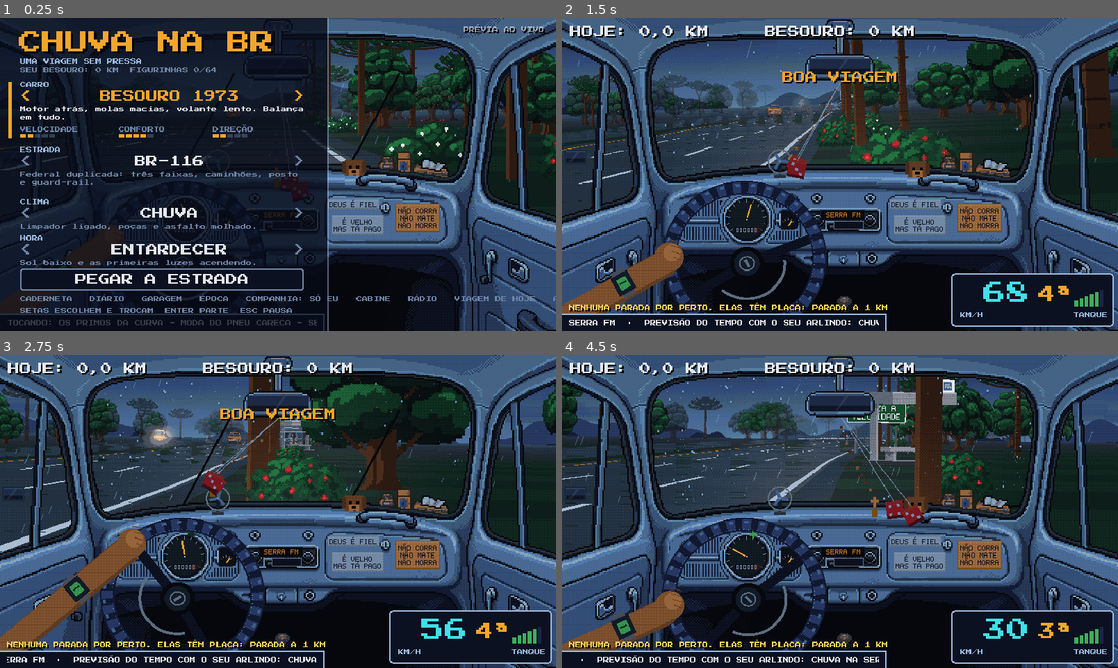
Above: before the commit, frames 1-4 (two rows, left to right).
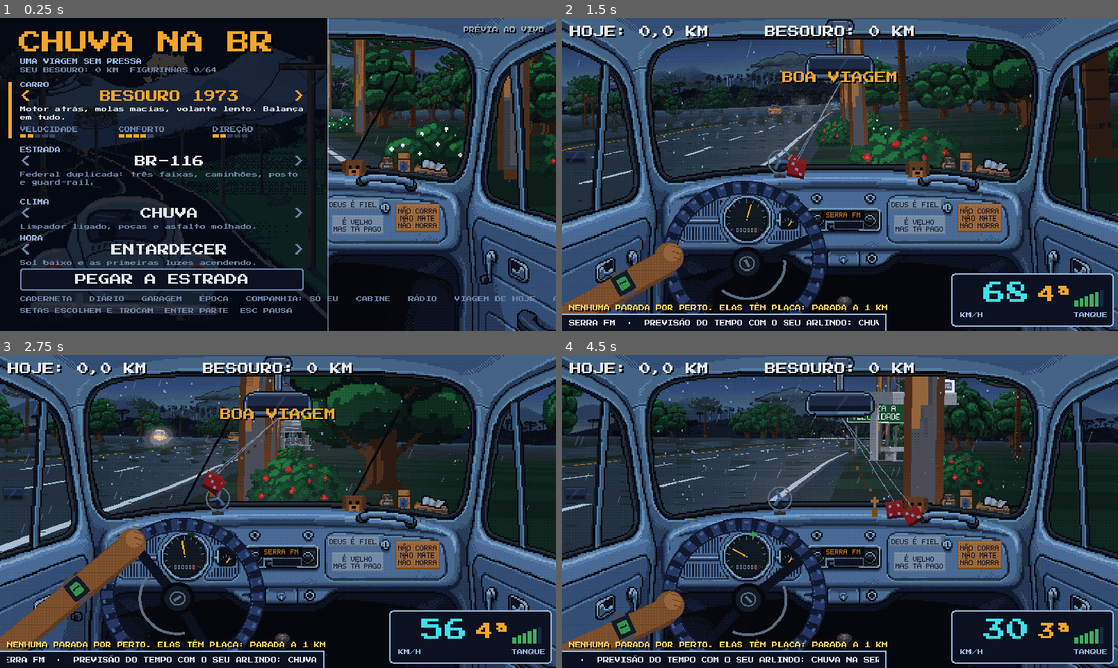
Above: after the commit, the same moments.

Repository: natanaelcd-coder/chuva-na-br-godot
Game: Godot game, scene res://main.tscn
Same seed, same stepped clock (60 frames per second), same inputs: the game is played once before the commit and once after it. Sound files missing from this copy of the repository are replaced by a short silence.
Inputs (mouse positions are in pixels of both pictures, inside the frame that each line leads up to):
- Up to frame 1 (0.25 s): no input
- Up to frame 2 (1.5 s): tap Enter at 0.5, 0.6 s; move the mouse to (962, 158) at 0.52 s; hold Right 0.53-1.25 s; click (962, 158) at 0.67 s; tap Space at 0.77, 1.07 s; tap Keypad Enter at 0.8 s; drag from (728, 190) to (812, 237) at 1.27 s
- Up to frame 3 (2.75 s): move the mouse to (333, 442) at 2.02 s; hold Right from 2.03 s (still down); tap E at 2.1 s; click (333, 442) at 2.17 s; tap Space at 2.3 s
- Up to frame 4 (4.5 s): release Right at 2.75 s; drag from (812, 574) to (673, 464) at 2.77 s; move the mouse to (1006, 558) at 3.52 s; hold Left 3.53-4.25 s; tap Enter at 3.6 s; click (1006, 558) at 3.67 s; tap Space at 3.77, 4.07 s; tap Keypad Enter at 3.8 s; drag from (673, 464) to (756, 433) at 4.27 s

The runs differ from the first frame. In frame 1, 19% of the frame differs, in the area x 0-96%, y 0-100%; in frame 2, 5.3%; in frame 3, 5.1%; in frame 4, 7.5%.

Commit message:
Cenário e telas refeitos na PixelLab: céu, horizonte por estrada, parada da expressa e arte do menu
- Céu: nuvens de bom tempo e bancos de chuva, sol e lua em sprites (tingidos por hora/clima); montanhas
  em duas camadas por estrada (terra, br, expressa), tiles espelhados sem costura, com mar na expressa
- Postes, luminárias, muro, cerca, kombis, peão, romeiros, helicóptero, balão, árvore de Natal,
  orelhão e fogueira refeitos; parada da expressa (fora e balcão por dentro)
- Menu: ilustração de título sob o painel
- Vacas e galinhas animam em fases diferentes por instância; galinhas maiores na estrada
- fit_estrada.py: todos os acentos da fonte 5x7 (venda já lia VENDA DO ZÉ)
- tools/art/cenario_gen.py, cenario_build.py, ia_cenario.txt; tests/cap_cenario.gd; capturas em docs/capturas/pixellab_cenario

Co-Authored-By: Claude Sonnet 5.5 <noreply@anthropic.com>
Claude-Session: https://claude.ai/code/session_01AAXhWSydK8E4nrsjVJ2YaC

Diff:
--- a/scripts/anim_tex.gd
+++ b/scripts/anim_tex.gd
@@ -26,6 +26,7 @@
 	"carroca": {"fps": 6.0, "phase": 0.5},   # the cart bounces, the horse swishes its tail
 }
 static var _cache := {}
+static var draw_phase := 0.0   # seconds added at draw time: world.gd sets it per roadside instance so two cows in a pasture are out of step
 
 var strip: Texture2D
 var n := 1
@@ -62,7 +63,7 @@
 	return res
 
 func _frame() -> int:
-	var t := Time.get_ticks_msec() / 1000.0 + phase
+	var t := Time.get_ticks_msec() / 1000.0 + phase + draw_phase
 	return seq[int(floor(t * fps)) % seq.size()]
 
 func _src(r: Rect2) -> Rect2:
--- a/scripts/features/estrada.gd
+++ b/scripts/features/estrada.gd
@@ -528,7 +528,7 @@
 	match road_id:
 		"br":
 			if A % 14 == 0:
-				_add(i, "pole", 1.42, 1100.0, 1)
+				_add(i, "pole", 1.42, 1300.0, 1)
 			if in_town:
 				return
 			var trees := ["tree0", "tree1", "tree2", "araucaria", "araucaria", "araucaria2", "mangueira"]
@@ -543,7 +543,7 @@
 						_add(i, _pick(["araucaria", "araucaria2"]), rng.randf_range(1.8, 5.5), rng.randf_range(1700, 2500))
 				"pasto":
 					if A % 3 == 0:
-						_add(i, "cerca", 1.28, 700.0)
+						_add(i, "cerca", 1.28, 600.0)
 					if rng.randf() < 0.025:
 						_add(i, _pick(["vaca0", "vaca1"]), rng.randf_range(1.9, 4.5), 900.0)
 					if rng.randf() < 0.03:
@@ -560,12 +560,12 @@
 				_add(i, _pick(trees), -rng.randf_range(3.9, 7.0), rng.randf_range(1500, 2400))
 		"terra":
 			if A % 28 == 0:
-				_add(i, "pole", 1.5, 1000.0, 1)
+				_add(i, "pole", 1.5, 1200.0, 1)
 			if in_town:
 				return
 			for side in [-1.0, 1.0]:
 				if A % 3 == 0 and zk != "mata":
-					_add(i, "cerca", side * 1.28, 700.0)
+					_add(i, "cerca", side * 1.28, 600.0)
 				match zk:
 					"cafe":
 						if A % 4 == 0:
@@ -575,7 +575,7 @@
 						if rng.randf() < 0.025:
 							_add(i, _pick(["vaca0", "vaca1"]), side * rng.randf_range(1.9, 4.5), 900.0)
 						if fx_rng.randf() < 0.012:   # hens scratching by the fence (fx_rng: leaves the road's sequence alone)
-							_add(i, "galinhas", side * fx_rng.randf_range(1.5, 2.3), 440.0)
+							_add(i, "galinhas", side * fx_rng.randf_range(1.5, 2.3), 680.0)
 						if rng.randf() < 0.03:
 							_add(i, _pick(["tree0", "ipe", "ipe_amarelo", "ipe_roxo", "mangueira", "jabuticabeira"]), side * rng.randf_range(3.0, 6.0), rng.randf_range(1600, 2300))
 					"eucalipto":
@@ -588,7 +588,7 @@
 							_add(i, _pick(["bush", "bush2"]), side * rng.randf_range(1.3, 1.8), 800.0)
 		"expressa":
 			if A % 8 == 0:
-				_add(i, "luminaria", -1.1, 1900.0, 6)
+				_add(i, "luminaria", -1.1, 2150.0, 6)
 			if in_town or zk == "bairro":
 				if A % 2 == 0:
 					_add(i, "muro", 1.55, 1700.0)
@@ -802,8 +802,7 @@
 func _skyline(w: Node2D, hy: float, t: Dictionary, f: float) -> void:
 	var lr := RandomNumberGenerator.new()
 	lr.seed = t.a
-	var hf: PackedFloat32Array = g.hill_f
-	var base_y := hy + 2.0 - hf[int(sky_x + g.sky * 0.5) & 511] + 1.0
+	var base_y: float = w.far_ridge(sky_x, hy) + 2.0
 	var col: Color = g.e_hf.lerp(g.e_hor, 0.35 * (1.0 - f)).lerp(Color.BLACK, 0.12)
 	col.a = clampf(f * 2.5, 0.0, 1.0)
 	var night := clampf((0.62 - g.e_amb) * 4.0, 0.0, 1.0)
--- a/scripts/features/mundo_eventos.gd
+++ b/scripts/features/mundo_eventos.gd
@@ -173,8 +173,12 @@
 	if not sky.is_empty():
 		_say()
 
+const CAR_WW := {"peao": 700.0, "romeiros": 760.0, "kombi_pamonha": 820.0, "kombi_som": 820.0}   # world width per sprite (default 900); the PixelLab art has other proportions
+
 func _car(z: float, x: float, v: float, tex: String) -> Dictionary:
 	var c := {"z": fposmod(z, g.TRACK), "x": x, "v": v, "tex": tx(tex), "dir": 1, "evento": cur}
+	if CAR_WW.has(tex):
+		c.ww = CAR_WW[tex]
 	g.cars.append(c)
 	e_cars.append(c)
 	return c
@@ -296,13 +300,11 @@
 		"balao":
 			var x := fposmod(sky.x - g.sky * 0.3, 520.0) - 60.0
 			var a := clampf(sky.life / 6.0, 0.0, 1.0) * clampf((70.0 - sky.life) / 4.0, 0.0, 1.0)
-			w.draw_texture_rect(tx("balao"), Rect2(roundf(x), roundf(sky.y), 12.0, 17.0), false, Color(1, 1, 1, a))
+			w.draw_texture_rect(tx("balao"), Rect2(roundf(x), roundf(sky.y), 13.0, 16.6), false, Color(1, 1, 1, a))
 		"helicoptero":
 			var x: float = sky.x - fposmod(g.sky * 0.3, 1.0)
 			var y: float = sky.y + sin(g.t * 1.3) * 1.5
-			w.draw_texture_rect(tx("helicoptero"), Rect2(roundf(x), roundf(y), 20.0, 9.0), false)
-			var blade := 9.0 if int(g.t * 20.0) % 2 == 0 else 5.0   # the rotor flickering
-			w.draw_rect(Rect2(x + 10.0 - blade, y, blade * 2.0, 0.5), Color(0.1, 0.1, 0.12, 0.8))
+			w.draw_texture_rect(tx("helicoptero"), Rect2(roundf(x), roundf(y), 24.0, 13.5), false)
 		"periquitos":
 			var col := Color(0.35, 0.78, 0.3) if g.e_amb > 0.7 else Color(0.08, 0.1, 0.1)   # green by day, silhouettes at dusk
 			for b in sky.birds:
--- a/scripts/game.gd
+++ b/scripts/game.gd
@@ -469,7 +469,7 @@
 func _populate_br() -> void:
 	var trees := ["tree0", "tree1", "araucaria", "araucaria"]
 	for i in range(0, N, 14):
-		_add_spr(i, "pole", 1.42, 1100.0, 1)
+		_add_spr(i, "pole", 1.42, 1300.0, 1)
 	for i in N:
 		if randf() < 0.22:
 			_add_spr(i, trees.pick_random(), randf_range(1.9, 5.5), randf_range(1500, 2400))
@@ -487,12 +487,12 @@
 func _populate_terra() -> void:
 	var kinds := ["cafe", "pasto", "eucalipto", "mata"]
 	for i in range(0, N, 28):
-		_add_spr(i, "pole", 1.5, 1000.0, 1)
+		_add_spr(i, "pole", 1.5, 1200.0, 1)
 	for i in N:
 		var zone: String = kinds[(i / 110 + 1) % 4]
 		for side in [-1.0, 1.0]:
 			if i % 3 == 0 and zone != "mata":
-				_add_spr(i, "cerca", side * 1.28, 700.0)
+				_add_spr(i, "cerca", side * 1.28, 600.0)
 			match zone:
 				"cafe":
 					if i % 4 == 0:
@@ -524,7 +524,7 @@
 # the expressway: lit median, sound walls through towns, gantries, LED panels and SOS phones
 func _populate_expressa() -> void:
 	for i in range(0, N, 8):
-		_add_spr(i, "luminaria", -1.1, 1900.0, 6)
+		_add_spr(i, "luminaria", -1.1, 2150.0, 6)
 	for i in N:
 		var town: bool = (i / 260) % 3 == 1
 		if town and i % 2 == 0:
--- a/scripts/menu.gd
+++ b/scripts/menu.gd
@@ -7,7 +7,7 @@
 const LINE := Color("9bbbe0")
 const INK := Color("e6e8ee")
 const DIM := Color("6f86a8")
-const PANEL := Color(0.027, 0.043, 0.094, 0.78)
+const PANEL := Color(0.027, 0.043, 0.094, 0.8)
 const KEYS := ["car", "road", "weather", "time"]
 const LABELS := ["CARRO", "ESTRADA", "CLIMA", "HORA"]
 const ROW_Y := [88, 178, 250, 300]
@@ -90,6 +90,15 @@
 	main_root.size = Vector2(768, 432)
 	main_root.mouse_filter = Control.MOUSE_FILTER_IGNORE
 	add_child(main_root)
+	var art := TextureRect.new()   # title illustration (PixelLab), seen through the panel: tools/art/cenario_build.py menu
+	art.texture = preload("res://assets/sprites/menu_arte.png")
+	art.expand_mode = TextureRect.EXPAND_IGNORE_SIZE
+	art.stretch_mode = TextureRect.STRETCH_SCALE
+	art.texture_filter = CanvasItem.TEXTURE_FILTER_NEAREST
+	art.position = Vector2.ZERO
+	art.size = Vector2(452, 432)
+	art.mouse_filter = Control.MOUSE_FILTER_IGNORE
+	main_root.add_child(art)
 	_rect(Rect2(0, 0, 452, 432), PANEL, main_root)
 	_rect(Rect2(452, 0, 2, 432), Color(LINE, 0.5), main_root)
 	var t := _lbl("CHUVA NA BR", 32, AMBER, Vector2(26, 18), main_root, true)
--- a/scripts/world.gd
+++ b/scripts/world.gd
@@ -13,10 +13,38 @@
 
 var g
 var glow_tex: GradientTexture2D
+var sky_tex := {}           # PixelLab sky: cumulus [4], rain banks [4], sun, moon (assets/sprites/sky_*.png)
+var hz_far := {}            # horizon strips per road: far ridge and near hills, mirrored tiles 1024 art px wide (hz_*_<road>.png)
+var hz_near := {}
+var hz_top := {}
+const HZ_FAR_REF := Color("6f97c4")    # the colour each layer's art was painted for (clear day): tint = sky colour / this
+const HZ_NEAR_REF := Color("2f5a3a")
+const HZ_FAR_DROP := {"terra": 14.0, "br": 12.0, "expressa": 10.0}   # logical units the far strip sinks below the horizon (its valleys hide in the haze)
+const HZ_NEAR_DROP := {"terra": 6.0, "br": 2.0, "expressa": 2.0}
 var player_tex: Texture2D   # paint job from the garage (features/garagem.gd); null: the catalog's sprite
 
 func _ready() -> void:
 	g = get_parent()
+	sky_tex.cum = []
+	sky_tex.rain = []
+	for i in 4:
+		sky_tex.cum.append(load("res://assets/sprites/sky_nuvem%d.png" % i))
+		sky_tex.rain.append(load("res://assets/sprites/sky_chuva%d.png" % i))
+	sky_tex.sun = load("res://assets/sprites/sky_sol.png")
+	sky_tex.moon = load("res://assets/sprites/sky_lua.png")
+	for r in ["terra", "br", "expressa"]:
+		hz_far[r] = load("res://assets/sprites/hz_far_%s.png" % r)
+		hz_near[r] = load("res://assets/sprites/hz_near_%s.png" % r)
+		var im: Image = hz_far[r].get_image()   # first opaque row of every column: where the far ridge is, for things that stand on it
+		var tops := PackedFloat32Array()
+		for cx in im.get_width():
+			var ty := im.get_height()
+			for cy in im.get_height():
+				if im.get_pixel(cx, cy).a > 0.5:
+					ty = cy
+					break
+			tops.append(ty)
+		hz_top[r] = tops
 	var gr := Gradient.new()
 	gr.set_color(0, Color(1, 1, 1, 1))
 	gr.set_color(1, Color(1, 1, 1, 0))
@@ -152,15 +180,16 @@
 		var low := clampf((sun_y - 16.0) / (hy - 20.0), 0.0, 1.0)
 		var col := Color("fff3b0").lerp(Color("f2a62a"), low)
 		_glow(sun_x, sun_y, 30.0 + low * 50.0, col, 0.55)
-		draw_circle(Vector2(sun_x, sun_y), 5.0 + low * 6.0, col)
-		draw_circle(Vector2(sun_x - 1.5, sun_y - 1.5), 2.0 + low * 3.0, col.lerp(Color.WHITE, 0.5))
+		var sd := 15.0 + low * 11.0   # disc diameter: bigger and redder as it sinks
+		var st: Texture2D = sky_tex.sun
+		draw_texture_rect(st, Rect2(roundf((sun_x - sd / 2.0) * 2.0) / 2.0, roundf((sun_y - sd / 2.0) * 2.0) / 2.0, sd, sd), false,
+				Color.WHITE.lerp(Color("ff7a30"), low * 0.8))
 	if night > 0.05:
 		var mx := 92.0
 		var my := 22.0
 		_glow(mx, my, 22.0, Color("cfe0f2"), 0.25 * night)
-		draw_circle(Vector2(mx, my), 6.0, Color(0.9, 0.92, 0.95, night))
-		draw_circle(Vector2(mx + 2.0, my - 1.0), 1.4, Color(0.75, 0.78, 0.85, night))
-		draw_circle(Vector2(mx - 2.0, my + 2.0), 1.0, Color(0.75, 0.78, 0.85, night))
+		var mt: Texture2D = sky_tex.moon
+		draw_texture_rect(mt, Rect2(mx - 13.0, my - 13.0, 26.0, 25.5), false, Color(1, 1, 1, night))
 
 # chase view: the body turns about its axle line; negative = roof to the left (the body leans left, out of a right-hand bend)
 func body_tilt() -> float:
@@ -211,6 +240,29 @@
 			_glow(bx * k, car.brake_y * k, 12.0 * k, Color(1.0, 0.24, 0.2), 0.8)
 	draw_set_transform(Vector2.ZERO, 0.0, Vector2.ONE)
 
+# screen y of the far ridge at logical x (the town that rises on it as you approach: features/estrada.gd)
+func far_ridge(x: float, hy: float) -> float:
+	var rd: String = g.cfg.road
+	var tx: Texture2D = hz_far[rd]
+	var tw := tx.get_width() * 0.5
+	var th := tx.get_height() * 0.5
+	var u := fposmod(x - X0 + fposmod(roundf(g.sky * 0.5 * 2.0) / 2.0, tw), tw) * 2.0
+	return hy + 2.0 + HZ_FAR_DROP[rd] - th + hz_top[rd][int(u) % tx.get_width()] * 0.5
+
+# colour of a horizon layer: the sky's colour for the hour and weather over the colour its art was painted in
+func _tint(c: Color, ref: Color) -> Color:
+	return Color(minf(c.r / ref.r, 1.25), minf(c.g / ref.g, 1.25), minf(c.b / ref.b, 1.25))
+
+# a mirrored strip (1024 art px = 512 units wide at half a unit per art pixel) repeated across the screen, bottom edge at `bottom`
+func _hz_strip(tx: Texture2D, off: float, bottom: float, col: Color) -> void:
+	var tw := tx.get_width() * 0.5
+	var th := tx.get_height() * 0.5
+	var x := X0 - fposmod(roundf(off * 2.0) / 2.0, tw)
+	var y := roundf((bottom - th) * 2.0) / 2.0
+	while x < X0 + XW:
+		draw_texture_rect(tx, Rect2(x, y, tw, th), false, col)
+		x += tw
+
 func _draw() -> void:
 	var ck: bool = g.cam == 0
 	var hy: float = g.view.hy
@@ -241,26 +293,43 @@
 		cc = top.lerp(Color.WHITE, 0.45 * clampf(amb, 0.3, 1.0)).lerp(cc, g.sky_k / 0.6)
 	cc.a = 0.55
 	var sky_off: float = g.sky
+	var day_k := clampf((amb - 0.42) / 0.78, 0.0, 1.0)   # 1 by day, half at dusk, 0 at night: clouds go from white to the horizon's colour
+	var ccol := hor.lerp(Color.WHITE, day_k * day_k)
+	ccol = ccol.lerp(top, 0.18 * (1.0 - day_k))
+	var ci := 0
 	for c in g.clouds:
 		var cx := fposmod(c[0] - sky_off * 0.3, 520.0) - 110.0
-		draw_rect(Rect2(cx, c[1], c[2], c[3]), cc)
-		draw_rect(Rect2(cx + c[2] * 0.2, c[1] - c[3] * 0.5, c[2] * 0.5, c[3]), cc)
+		var sc: float = 0.2 + c[2] / 110.0 * 0.3   # 40..110 wide in the old model: the size here
+		var nm := ci % 4
+		ci += 1
+		if g.sky_k < 0.98:   # fair-weather cumulus; they thin out as the sky closes in
+			var tx: Texture2D = sky_tex.cum[nm]
+			var w := tx.get_width() * sc
+			var h := tx.get_height() * sc
+			draw_texture_rect(tx, Rect2(roundf(cx * 2.0) / 2.0, roundf((c[1] + 12.0 - h * 0.5) * 2.0) / 2.0, w, h), false,
+					Color(ccol.r, ccol.g, ccol.b, 1.0 - g.sky_k))
+		if g.sky_k > 0.02:   # rain: low grey banks, wider
+			var tx: Texture2D = sky_tex.rain[nm]
+			var w := tx.get_width() * sc * 1.5
+			var h := tx.get_height() * sc * 1.5
+			draw_texture_rect(tx, Rect2(roundf((cx - w * 0.2) * 2.0) / 2.0, roundf((c[1] + 6.0) * 2.0) / 2.0, w, h), false,
+					Color(ccol.r, ccol.g, ccol.b, g.sky_k))
 	g.feature_call("draw_sky", [self, hy])   # features: rainbow, fireworks, balloons...
-	var hf: PackedFloat32Array = g.hill_f
-	var hn: PackedFloat32Array = g.hill_n
+	var rd: String = g.cfg.road
 	var col_f: Color = g.e_hf
 	var col_n: Color = g.e_hn
-	for xi in range(int(X0), int(W) + 40):
-		var h := hf[int(xi + sky_off * 0.5) & 511]
-		draw_rect(Rect2(xi, hy + 2.0 - h, 1.0, h + 4.0), col_f)
+	if rd == "expressa":   # the litoral: a band of sea at the foot of the far mountains
+		var sea := Color("2f6f9f").lerp(top, 0.25)
+		sea = Color(sea.r * clampf(amb, 0.0, 1.0), sea.g * clampf(amb, 0.0, 1.0), sea.b * clampf(amb, 0.0, 1.0)).lerp(col_f, 0.3)
+		draw_rect(Rect2(X0, hy - 1.0, XW, 4.0), sea)
+		draw_rect(Rect2(X0, hy - 1.0, XW, 0.5), sea.lerp(Color.WHITE, 0.18))
+	_hz_strip(hz_far[rd], sky_off * 0.5, hy + 2.0 + HZ_FAR_DROP[rd], _tint(col_f, HZ_FAR_REF))
 	if night > 0.0:
 		for c in g.city_l:
 			var lx := fposmod(c[0] - sky_off * 0.5, 512.0)
 			if lx < W:
 				draw_rect(Rect2(floorf(lx), hy - c[1], 0.5, 0.5), Color(0.94, 0.28, 0.29, night) if c[2] else Color(1.0, 0.84, 0.35, night))
-	for xi in range(int(X0), int(W) + 40):
-		var h := hn[int(xi + sky_off) & 511]
-		draw_rect(Rect2(xi, hy + 3.0 - h, 1.0, h + 3.0), col_n)
+	_hz_strip(hz_near[rd], sky_off, hy + 3.0 + HZ_NEAR_DROP[rd], _tint(col_n, HZ_NEAR_REF))
 	draw_rect(Rect2(X0, hy + 2.0, XW, 260.0), fog)
 
 	# road, front to back
@@ -468,14 +537,17 @@
 			if q.kind == 5 and a_s * q.ww * W / 2.0 < 40.0:   # billboard too small for its text: plain panel in its own colours
 				_board_far(q.tex, a_s * q.ww * W / 2.0, asx + asw * q.off, asy, clip, alpha)
 				continue
+			if q.tex is AnimTex:   # same animal twice in a pasture: out of step, by where each one stands
+				AnimTex.draw_phase = fposmod(sg.i * 0.613 + q.off * 1.7, 7.0)
 			var r := _sprite(q.tex, q.ww, a_s, asx + asw * q.off, asy, clip, alpha)
+			AnimTex.draw_phase = 0.0
 			if r.size.x == 0.0:
 				continue
 			if q.has("draw"):   # features: lights or fire on a roadside sprite (pisca-pisca, fogueira)
 				q.draw.call(self, q, r, alpha)
 			if q.kind == 1:   # pole: string the wires to the previous one
 				var tx := r.position.x + r.size.x / 2.0
-				var ty := r.position.y + r.size.y * 0.08
+				var ty := r.position.y + r.size.y * 0.045
 				if has_pole:
 					for o in [-0.38, 0.38]:
 						var p0 := Vector2(pp.x + pp.z * o, pp.y)
@@ -489,7 +561,7 @@
 				pp = Vector3(tx, ty, r.size.x)
 				has_pole = true
 			elif q.kind == 2:
-				_glow(r.position.x + r.size.x * 0.78, r.position.y + r.size.y * 0.13, r.size.x * 1.1, LIGHT, 0.7 * alpha)
+				_glow(r.position.x + r.size.x * 0.86, r.position.y + r.size.y * 0.08, r.size.x * 1.1, LIGHT, 0.7 * alpha)
 			elif q.kind == 3:
 				_glow(r.position.x + r.size.x * 0.5, r.position.y + r.size.y * 0.45, r.size.x * 0.5, LIGHT, 0.45 * alpha)
 			elif q.kind == 6:   # double lamp over the median, lit once the light drops
--- /dev/null
+++ b/tests/cap_cenario.gd
@@ -0,0 +1,44 @@
+extends SceneTree
+# Captures of the scenery (sky, horizon) for road/time/weather/camera combinations, and of the stops and title screen.
+#   xvfb-run -a godot --path . --fixed-fps 60 --rendering-driver opengl3 --audio-driver Dummy --script res://tests/cap_cenario.gd -- <dir> [road:time:weather:cam[:stop] ...]
+const MAIN := preload("res://main.tscn")
+var out := "/tmp"
+
+func _initialize() -> void:
+	_run.call_deferred()
+
+func _run() -> void:
+	var a := OS.get_cmdline_user_args()
+	if a.size() > 0:
+		out = a[0]
+	var combos: Array = []
+	for i in range(1, a.size()):
+		combos.append(a[i])
+	if combos.is_empty():
+		for r in ["terra", "br", "expressa"]:
+			for t in ["dia", "entardecer", "noite"]:
+				for w in ["sol", "chuva"]:
+					combos.append("%s:%s:%s:1" % [r, t, w])
+	Engine.set_meta("test_seed", 5)
+	var g = MAIN.instantiate()
+	root.add_child(g)
+	await process_frame
+	for cb in combos:
+		var p: PackedStringArray = String(cb).split(":")
+		g.cfg = {"car": "besouro", "road": p[0], "weather": p[2], "time": p[1]}
+		g.setup()
+		g.begin()
+		g.set_cam(int(p[3]))
+		g.set_auto(true)
+		g.hud.toast_t = 0.0
+		g.pos = 40.0 * g.SEG
+		for f in 4:
+			await process_frame
+		if p.size() > 4:   # a fifth field: "stop" plants the stop building of the road a few segments ahead (the real ones come with the dressing)
+			var k0 := int(g.pos / g.SEG) + 34
+			g.segs[k0 % g.N].spr.append({"tex": g.tex[g.road.stop], "off": 2.75, "ww": g.ww_fit(g.road.stop, g.road.stop_ww), "kind": 3, "name": g.road.stop})
+		for f in (12 if p.size() > 4 else 50):
+			await process_frame
+		root.get_texture().get_image().save_png("%s/%s_%s_%s_c%s%s.png" % [out, p[0], p[1], p[2], p[3], "_parada" if p.size() > 4 else ""])
+	print("done ", combos.size())
+	quit()
Binary file changed: assets/sprites/arvore_natal.png
Binary file changed: assets/sprites/balao.png
Binary file changed: assets/sprites/cerca.png
Binary file changed: assets/sprites/fogueira.png
Binary file changed: assets/sprites/helicoptero.png
Binary file added: assets/sprites/hz_far_br.png
Not shown, added: assets/sprites/hz_far_br.png.import
Binary file added: assets/sprites/hz_far_expressa.png
Not shown, added: assets/sprites/hz_far_expressa.png.import
Binary file added: assets/sprites/hz_far_terra.png
Not shown, added: assets/sprites/hz_far_terra.png.import
Binary file added: assets/sprites/hz_near_br.png
(and 165 more such lines)
